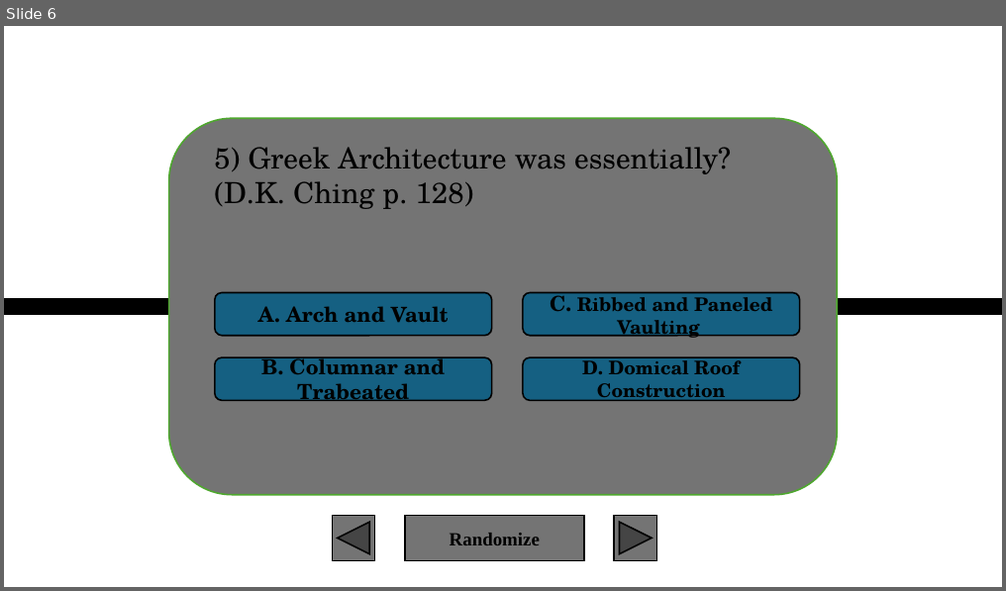
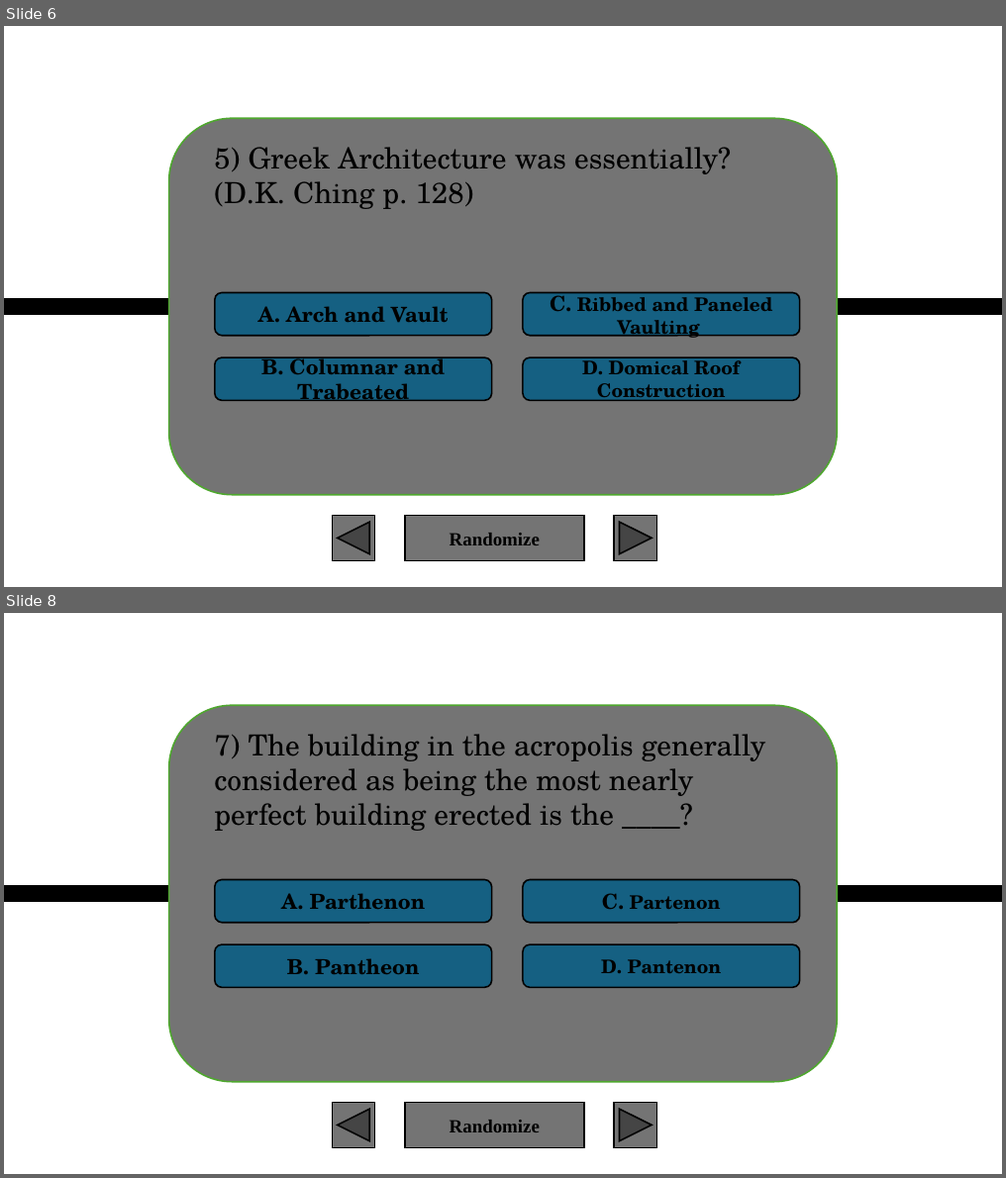
Before and after one commit to XIvanSolomonX/Archi-Reviewer, a slide deck: HOA.pptx.pptm. Shown one above the other, each under a label of ours: slide 6 before the commit, slides 6 and 8 after it; the slides between them are not shown. The pictures are 1006x591 and 1006x1178 pixels, drawn with LibreOffice and Linux fonts; fonts in the diff are those of the drawing; background and template pictures are left out. Boxes give left, top, right and bottom in pixels: in the first picture for what was removed or moved away, otherwise in the second. Text is boxed around its words. In the diff, an @@ line names an element or a change of style, - is before the commit and + after.

```diff
--- a/HOA.pptx.pptm
+++ b/HOA.pptx.pptm
@@ slide 8 added at <box>4,613,1002,1174</box>, background picture (left out) @@
@@ rounded rectangle added at <box>168,705,837,1081</box>, fill #747474, outline #4EA72E 1.5 pt @@
@@ text added at <box>214,734,766,831</box>, 28 pt, text #000000 @@
+7) The building in the acropolis generally considered as being the most nearly perfect building erected is the ____?
@@ rounded rectangle added at <box>215,879,492,922</box>, fill #156082, outline #000000 1.5 pt, 20 pt, text #000000, bold @@
+A. Parthenon
@@ rounded rectangle added at <box>523,879,800,922</box>, fill #156082, outline #000000 1.5 pt, 18 pt, text #000000, bold @@
+C. Partenon
@@ line added from (4, 894) to (1002, 894), #000000 16 pt @@
@@ rounded rectangle added at <box>215,945,492,987</box>, fill #156082, outline #000000 1.5 pt, 20 pt, text #000000, bold @@
+B. Pantheon
@@ rounded rectangle added at <box>523,945,800,987</box>, fill #156082, outline #000000 1.5 pt, 18 pt, text #000000, bold @@
+D. Pantenon
@@ action button back previous added at <box>332,1103,374,1149</box>, fill #747474, outline #000000 1.5 pt @@
@@ action button blank added at <box>405,1103,584,1149</box>, fill #747474, outline #000000 1.5 pt, 18 pt, text #000000, bold @@
+Randomize
@@ action button forward next added at <box>614,1103,656,1149</box>, fill #747474, outline #000000 1.5 pt @@
```
Also in this commit, not shown: 1 slide changed, 3 other slides added, 5 other files.
